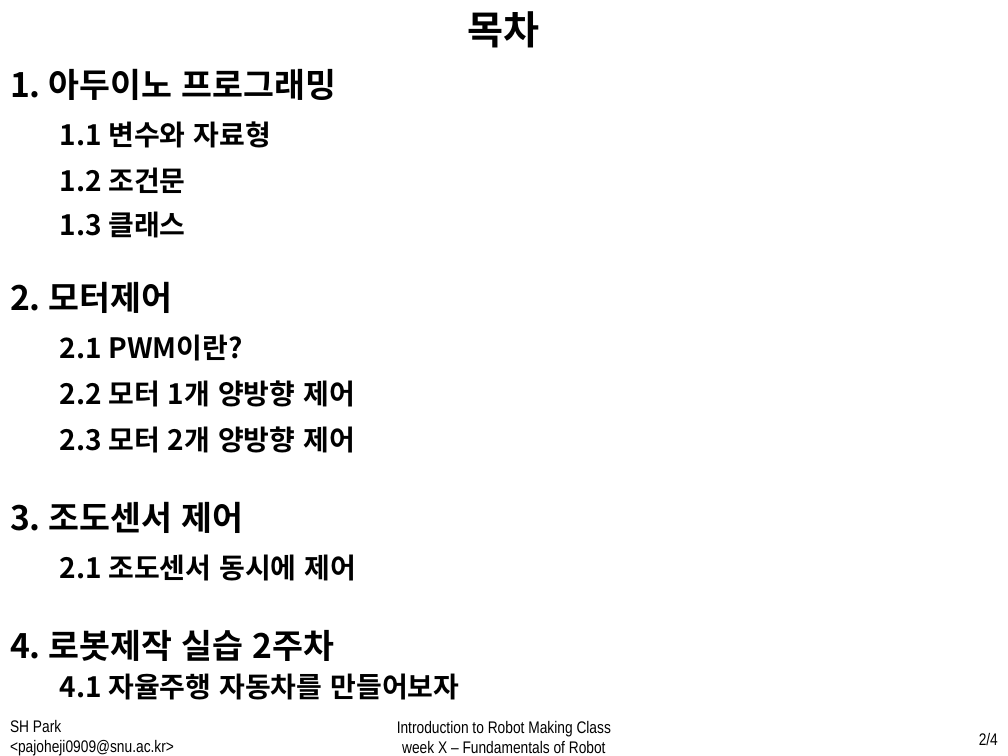
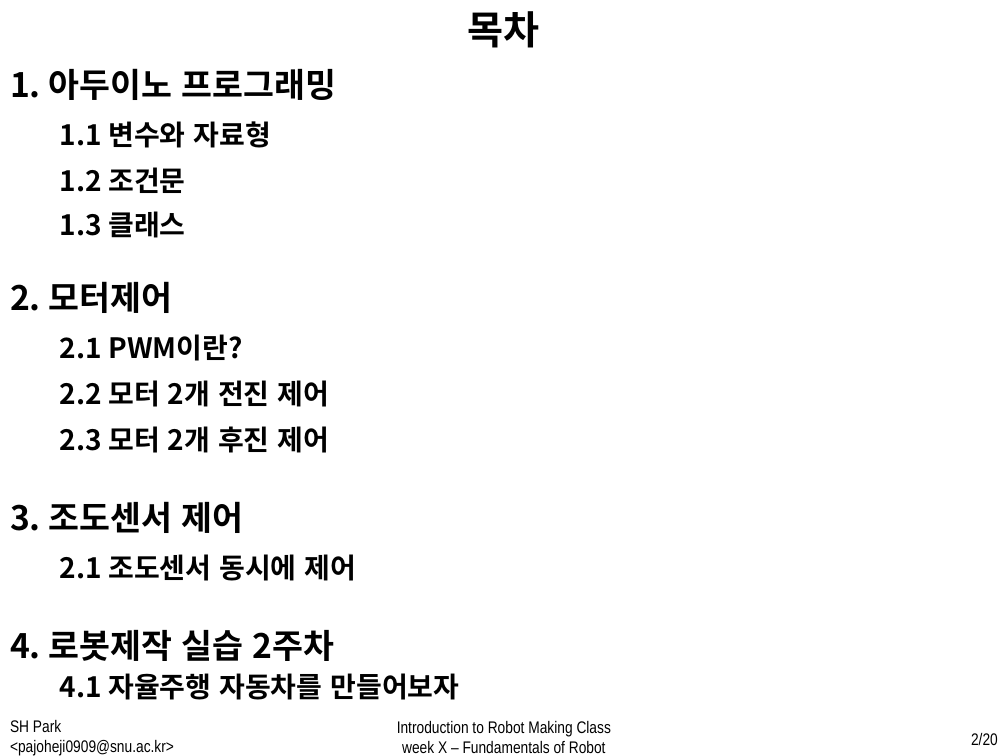
Before and after one commit to WhenTheyCry96/RobotTutorial, a slide deck: slide 2 of PPT/week2.pptx. Drawn at 1008x756 pixels with LibreOffice and Linux fonts; fonts in the diff are those of the drawing. Boxes give left, top, right and bottom in pixels: in the first picture for what was removed or moved away, otherwise in the second. Text is boxed around its words. In the diff, an @@ line names an element or a change of style, - is before the commit and + after.

```diff
--- a/PPT/week2.pptx
+++ b/PPT/week2.pptx
@@ text at bbox=[60, 380, 330, 407]: text changed @@
-2.2 모터 1개 양방향 제어
+2.2 모터 2개 전진 제어
@@ text at bbox=[60, 426, 330, 453]: text changed @@
-2.3 모터 2개 양방향 제어
+2.3 모터 2개 후진 제어
@@ page number at bbox=[971, 733, 998, 745]: text changed @@
-2/4
+2/20
```
Also in this commit, not shown: 7 other slides changed, 5 slides added, 1 slide removed, 4 other files.
